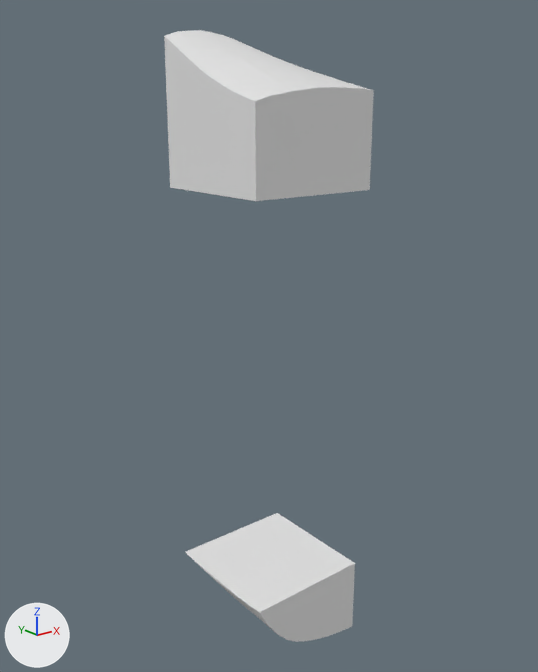
Renders of the glTF model assets/terrain/surface_pieces/surf_2_23.glb from each side of a commit.
Both versions are drawn from a 50 mm camera at (-114.15, -28.33, -32.11) aimed at (-97.32, -7.3, -40.52). Arrows for +X, +Y and +Z are at lower left; the lights stay in place. The picture after the commit comes second. Where no turn or scale is listed for an object, it has been applied to the vertices.

The first picture shows 'layer_1', 'layer_5' and 1 more.
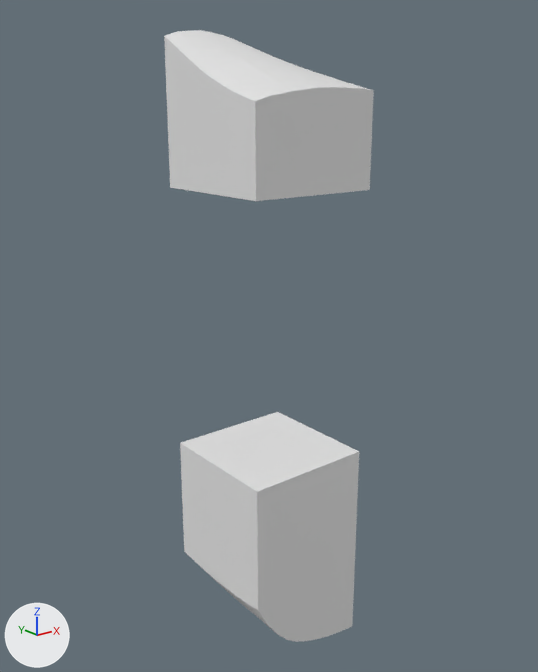
Boxes (x1, y1, x2, y2) around the edits, measured in the pictures (538 x 672 px):
'layer_4', added: after (180, 412, 359, 612)
'layer_5', unchanged, covered by the edit: before (185, 513, 355, 642); after (195, 561, 355, 642)

The change, as a diff of the scene's bpy script:
```diff
--- a/assets/terrain/surface_pieces/surf_2_23.glb.py
+++ b/assets/terrain/surface_pieces/surf_2_23.glb.py
@@ me_layer_4 @@
+me_layer_4.from_pydata(...)  # 18 vertices, 32 faces; spans x -100.0..-95.0, y -10.0..-5.0, z -50.0..-45.0
@@ ob_layer_4 @@
+ob_layer_4 = bpy.data.objects.new('layer_4', me_layer_4)
+ob_layer_4.location = (0.0, 0.0, 0.0)
```
